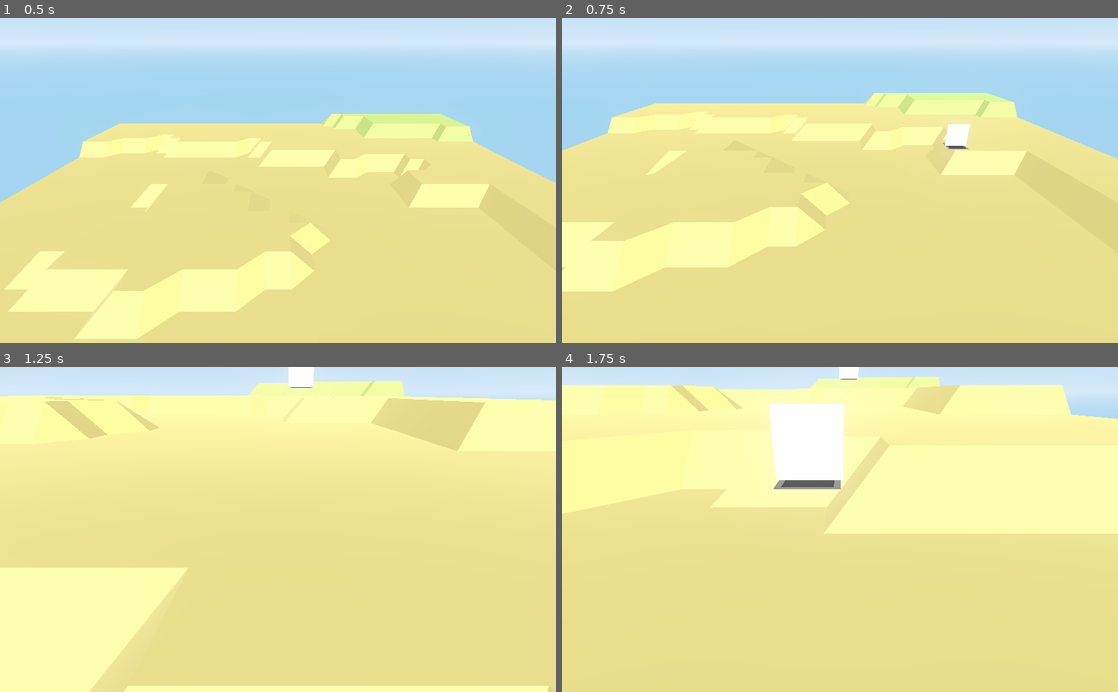
Above: before the commit, frames 1-4 (two rows, left to right).
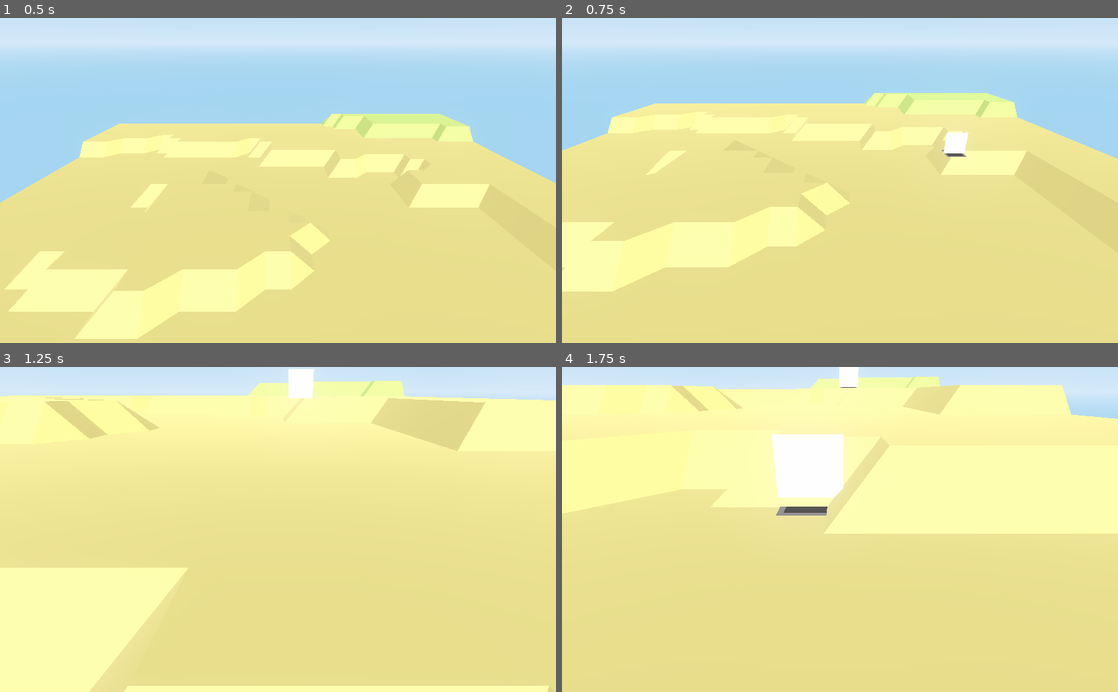
Above: after the commit, the same moments.

Repository: magnetenstad/High-Castle
Game: Godot game, scene res://SceneMain/Main.tscn
The game is run twice, just before and just after one commit, with the same random seed, the same clock (stepped at 60 frames per second) and the same inputs.
Inputs (mouse positions are in pixels of both pictures, inside the frame that each line leads up to):
- Up to frame 1 (0.5 s): no input
- Up to frame 2 (0.75 s): tap Enter at 0.5 s; move the mouse to (962, 164) at 0.52 s; hold D from 0.53 s (still down); hold Ctrl from 0.53 s (still down); click (962, 164) at 0.67 s
- Up to frame 3 (1.25 s): keep holding D; keep holding Ctrl; tap Space at 0.77 s
- Up to frame 4 (1.75 s): move the mouse to (728, 545) at 1.27 s; release D at 1.28 s; release Ctrl at 1.28 s; hold S from 1.28 s (still down); tap Ctrl at 1.35 s; click (728, 545) at 1.42 s; tap Space at 1.52 s

Frame 1 is identical in both runs. In frame 2, 0.2% of the frame differs, in the area x 68-74%, y 32-43%; in frame 3, 0.2%; in frame 4, 2.2%, in the area x 37-54%, y 3-46%.

Commit message:
Fixed turret offset

Diff:
--- a/Game/SceneMain/TurretSpawner.gd
+++ b/Game/SceneMain/TurretSpawner.gd
@@ -14,7 +14,7 @@
 		var result = space_state.intersect_ray(from, to)
 		result.position.y += 1
 		result.position.x = round(result.position.x)
-		result.position.y = round(result.position.y)
+		result.position.y = round(result.position.y) - .42
 		result.position.z = round(result.position.z)
 		Spawn(result.position)
 
